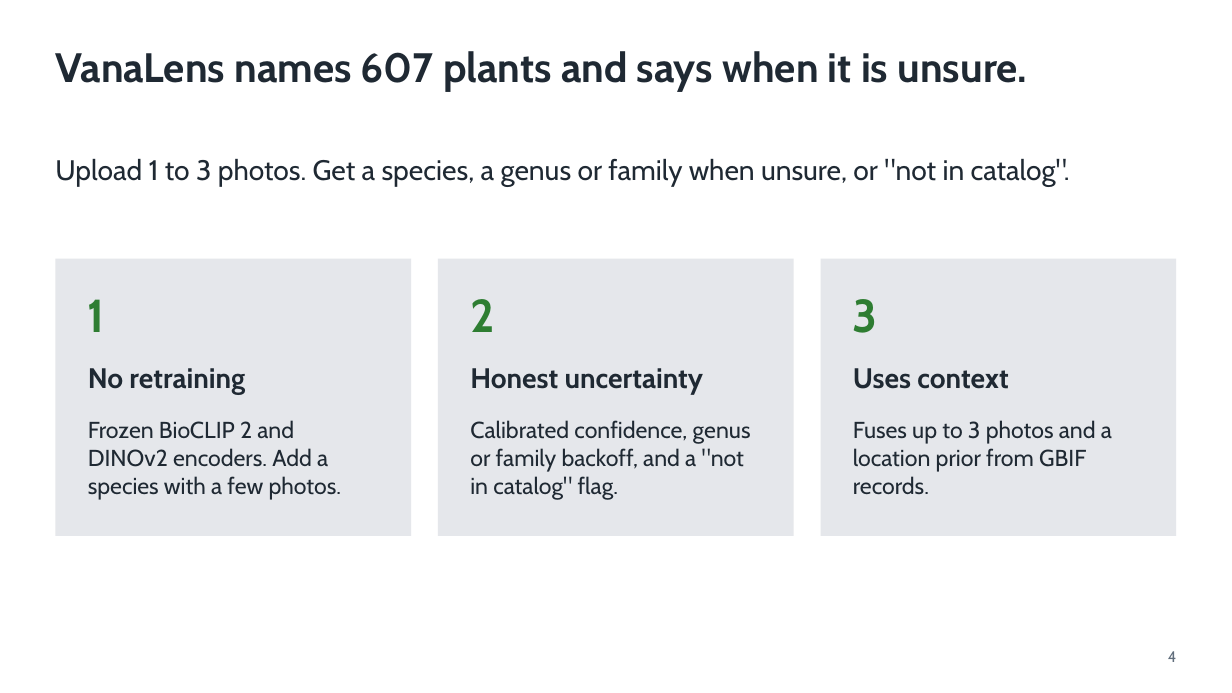
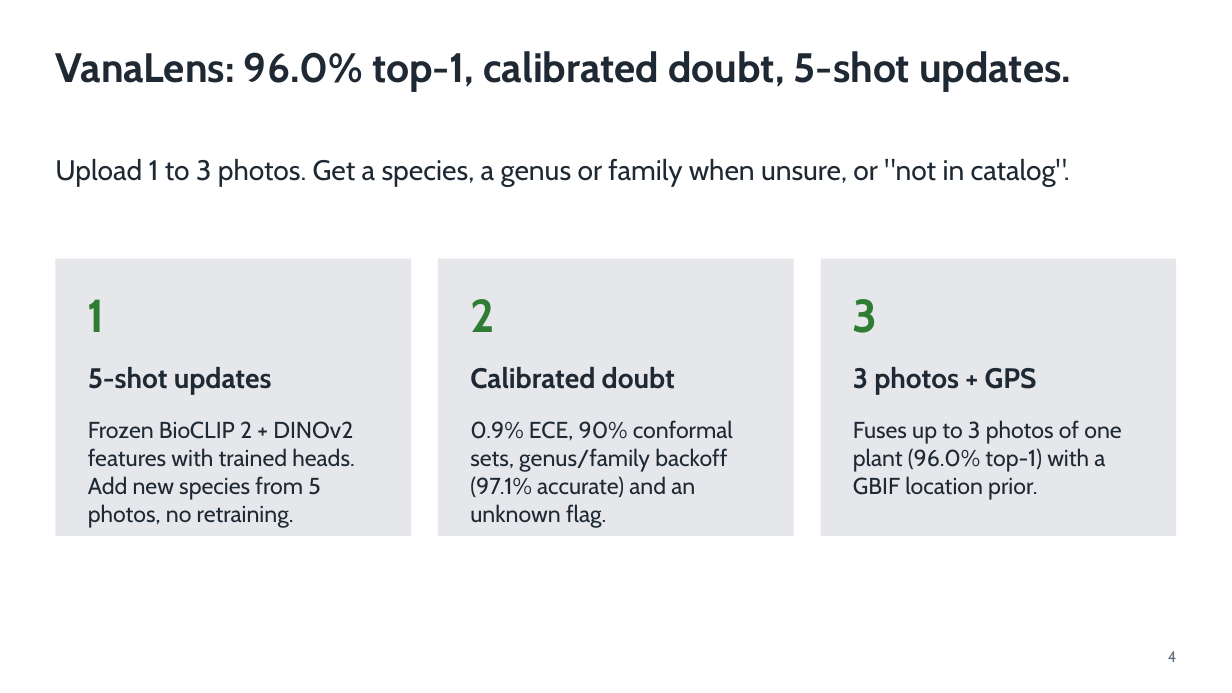
Before and after one commit to shadowBit01/Plant-Classifier-model, a slide deck: slide 4 of pitch/VanaLens.pptx. Drawn at 1232x693 pixels with LibreOffice and Linux fonts; fonts in the diff are those of the drawing. Boxes give left, top, right and bottom in pixels: in the first picture for what was removed or moved away, otherwise in the second. Text is boxed around its words. In the diff, an @@ line names an element or a change of style, - is before the commit and + after.

```diff
--- a/pitch/VanaLens.pptx
+++ b/pitch/VanaLens.pptx
@@ text at (x1=55, y1=51, x2=1071, y2=92): text changed @@
-VanaLens names 607 plants and says when it is unsure.
+VanaLens: 96.0% top-1, calibrated doubt, 5-shot updates.
@@ text at (x1=88, y1=367, x2=272, y2=394): text changed @@
-No retraining
+5-shot updates
@@ text at (x1=470, y1=367, x2=675, y2=389): text changed @@
-Honest uncertainty
+Calibrated doubt
@@ text at (x1=853, y1=367, x2=1037, y2=394): text changed @@
-Uses context
+3 photos + GPS
@@ text at (x1=88, y1=421, x2=355, y2=528): text changed @@
-Frozen BioCLIP 2 and DINOv2 encoders. Add a species with a few photos.
+Frozen BioCLIP 2 + DINOv2 features with trained heads. Add new species from 5 photos, no retraining.
@@ text at (x1=470, y1=420, x2=733, y2=528): text changed @@
-Calibrated confidence, genus or family backoff, and a "not in catalog" flag.
+0.9% ECE, 90% conformal sets, genus/family backoff (97.1% accurate) and an unknown flag.
@@ text at (x1=853, y1=420, x2=1121, y2=500): text changed @@
-Fuses up to 3 photos and a location prior from GBIF records.
+Fuses up to 3 photos of one plant (96.0% top-1) with a GBIF location prior.
```
Also in this commit, not shown: 8 other slides changed, 17 other files.
